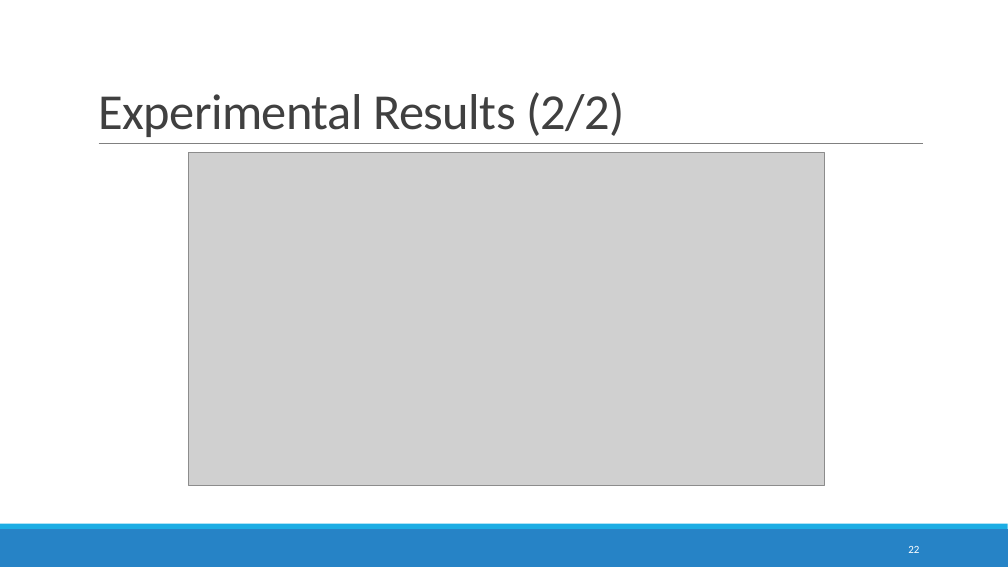
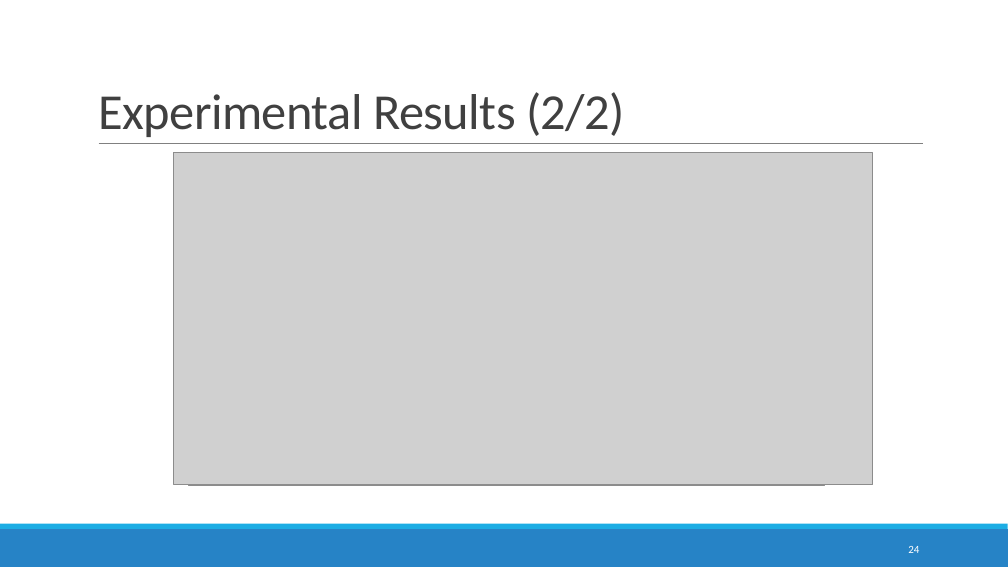
Before and after one commit to devilsdante/isel-examtimetabling-2014-2015, a slide deck: slide 24 of doc/Apresentação Oral/AFinal.pptx (slide 22 before the commit). Drawn at 1008x567 pixels with LibreOffice and Linux fonts; fonts in the diff are those of the drawing; grey boxes stand for pictures. Boxes give left, top, right and bottom in pixels: in the first picture for what was removed or moved away, otherwise in the second. Text is boxed around its words. In the diff, an @@ line names an element or a change of style, - is before the commit and + after.

```diff
--- a/doc/Apresentação Oral/AFinal.pptx
+++ b/doc/Apresentação Oral/AFinal.pptx
@@ picture added at <box>174,153,873,485</box> @@
@@ page number at <box>908,546,919,553</box>: text changed @@
-22
+24
```
Also in this commit, not shown: 5 other slides changed, 2 slides added, 6 other files.
